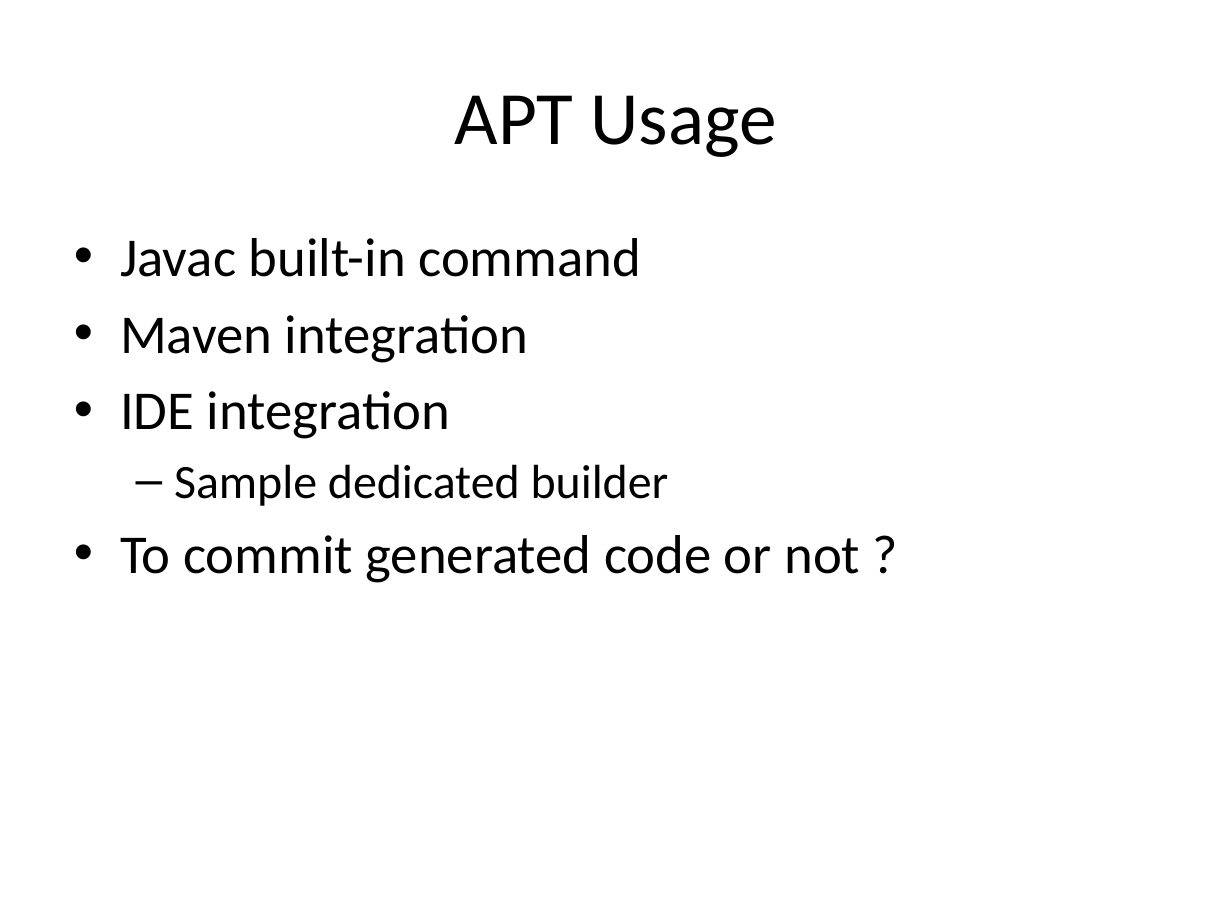
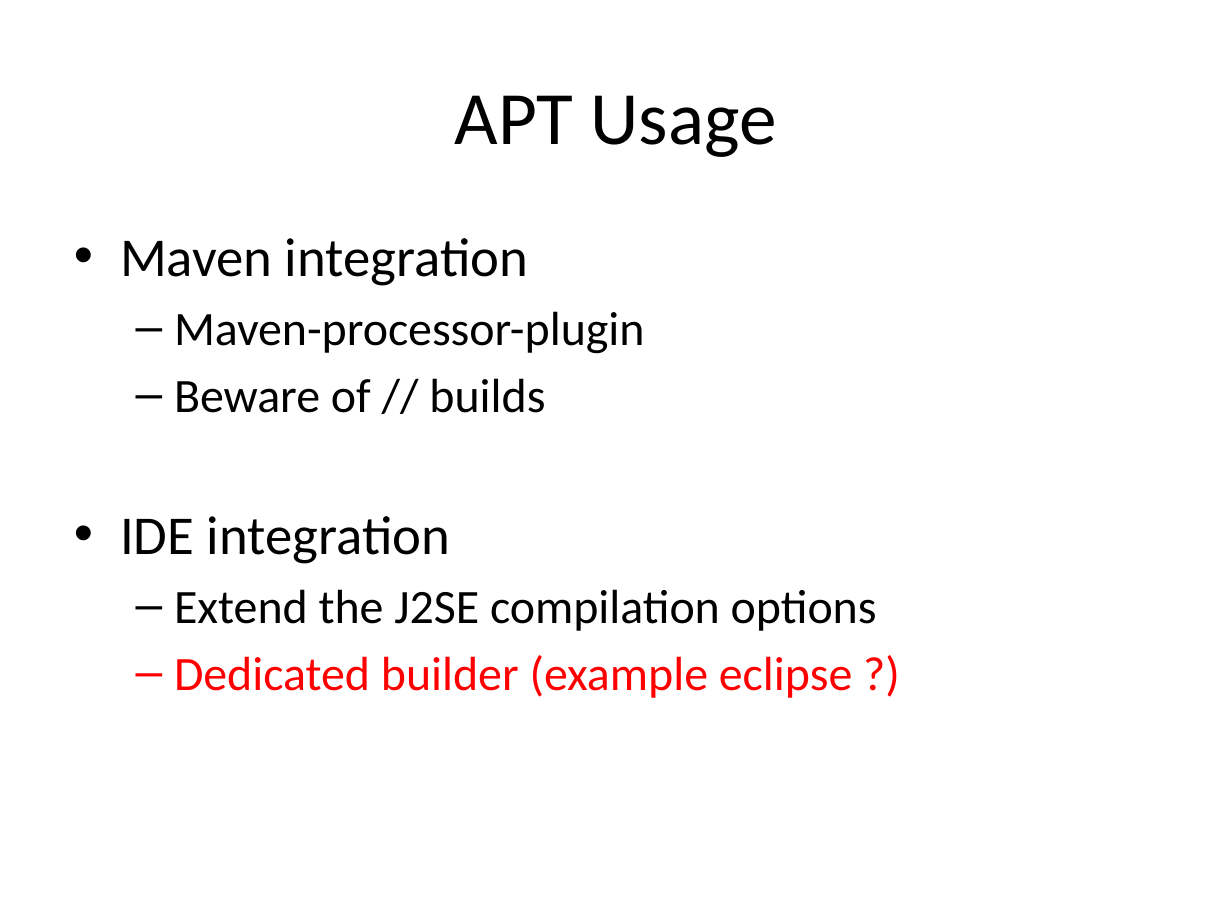
Before and after one commit to dbaeli/ez18n, a slide deck: slide 18 of ez18n-slides/javaone-2012/ez18n_javaone2012.pptx (slide 15 before the commit). Drawn at 1232x924 pixels with LibreOffice and Linux fonts; fonts in the diff are those of the drawing; background and template pictures are left out. Boxes give left, top, right and bottom in pixels: in the first picture for what was removed or moved away, otherwise in the second. Text is boxed around its words. In the diff, an @@ line names an element or a change of style, - is before the commit and + after.

```diff
--- a/ez18n-slides/javaone-2012/ez18n_javaone2012.pptx
+++ b/ez18n-slides/javaone-2012/ez18n_javaone2012.pptx
@@ text at [120, 238, 641, 277]: paragraph removed @@
-• Javac built-in command
@@ text at [174, 311, 645, 413]: paragraphs added @@
+  – Maven-processor-plugin
+  – Beware of // builds
@@ text at [174, 589, 877, 698]: text changed; size 32 to 28 pt; text colour #000000 to #FF0000 @@
-  – Sample dedicated builder
-• To commit generated code or not ?
+  – Extend the J2SE compilation options
+  – Dedicated builder (example eclipse ?)
```
Also in this commit, not shown: 17 other slides changed, 5 slides added, 7 slides removed.
